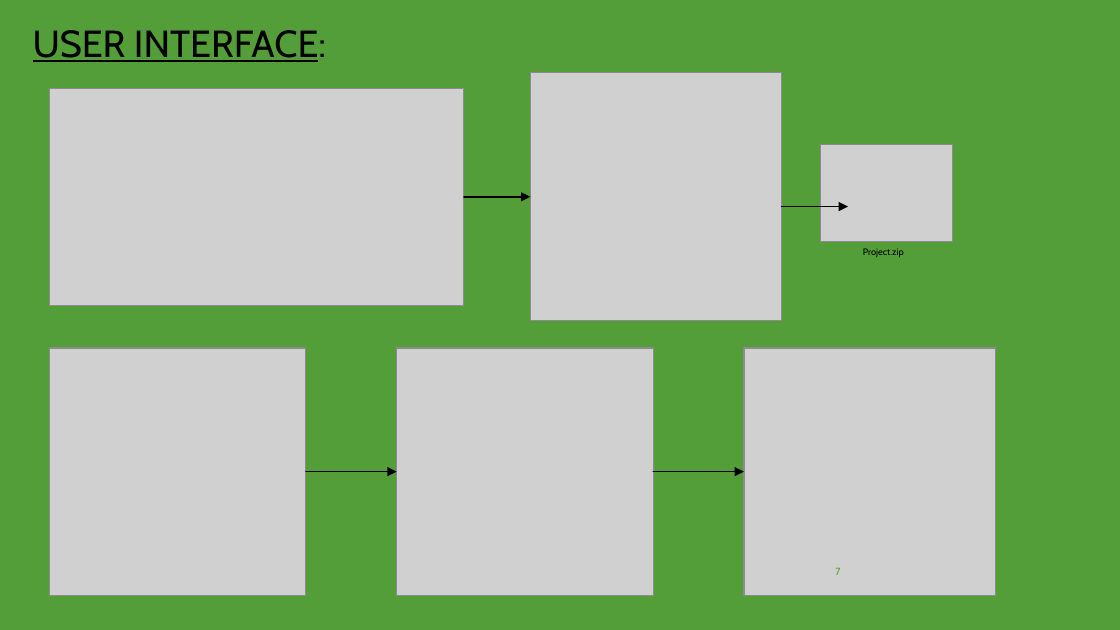
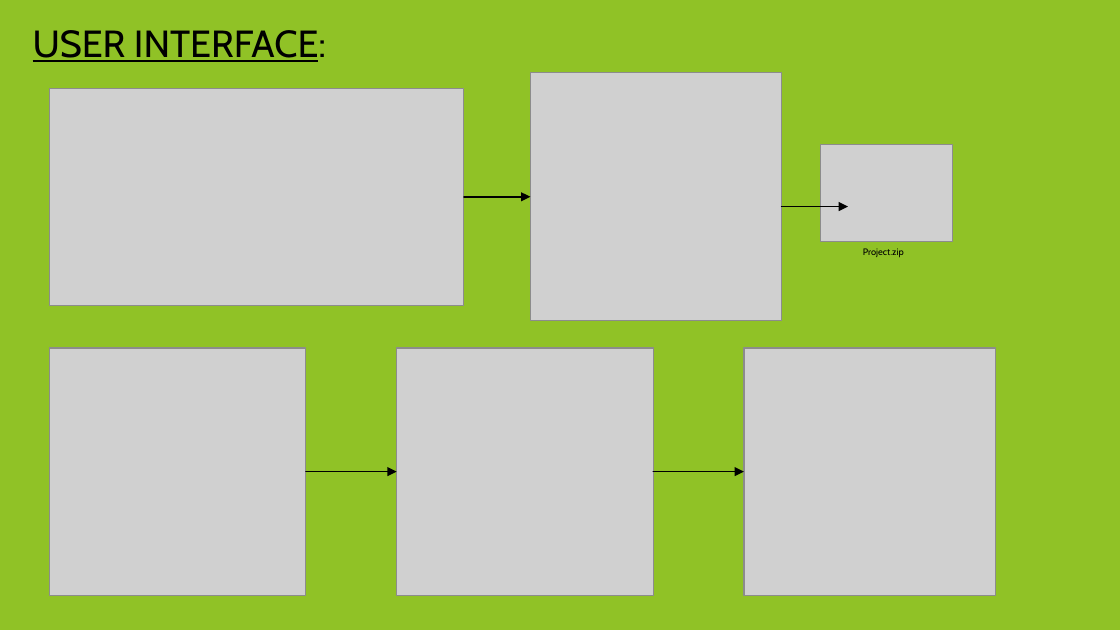
Before and after one commit to Tunir10Chaudhuri/Case_Study_Group_4, a slide deck: slide 8 of CaseStudy-04.pptx (slide 7 before the commit). Drawn at 1120x630 pixels with LibreOffice and Linux fonts; fonts in the diff are those of the drawing; grey boxes stand for pictures. Boxes give left, top, right and bottom in pixels: in the first picture for what was removed or moved away, otherwise in the second. Text is boxed around its words. In the diff, an @@ line names an element or a change of style, - is before the commit and + after.

```diff
--- a/CaseStudy-04.pptx
+++ b/CaseStudy-04.pptx
@@ background #549E39 to #90C226 @@
@@ page number removed at box(835, 567, 840, 575) @@
-7
```
Also in this commit, not shown: 11 other slides changed, 1 slide added.
